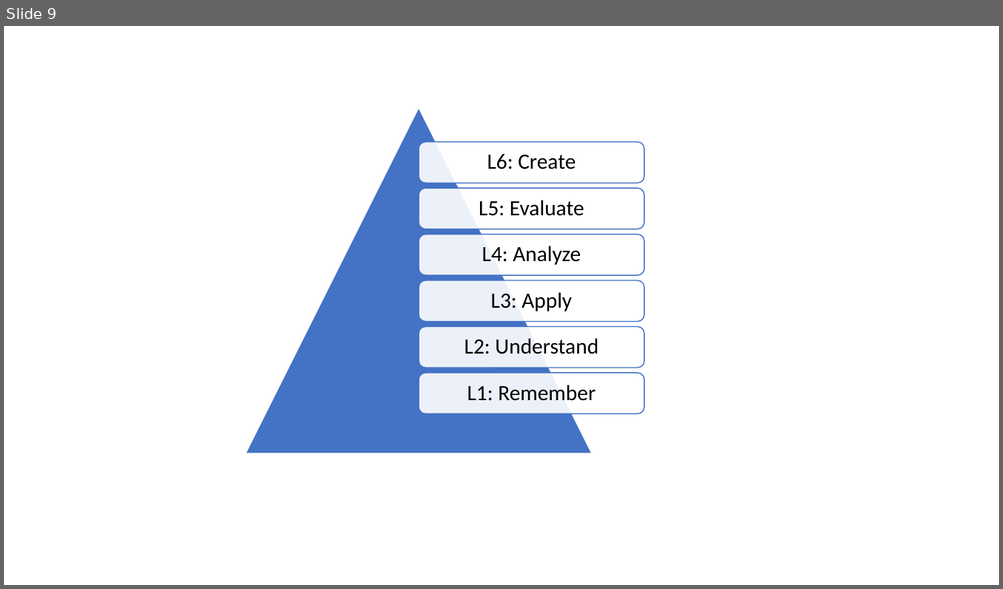
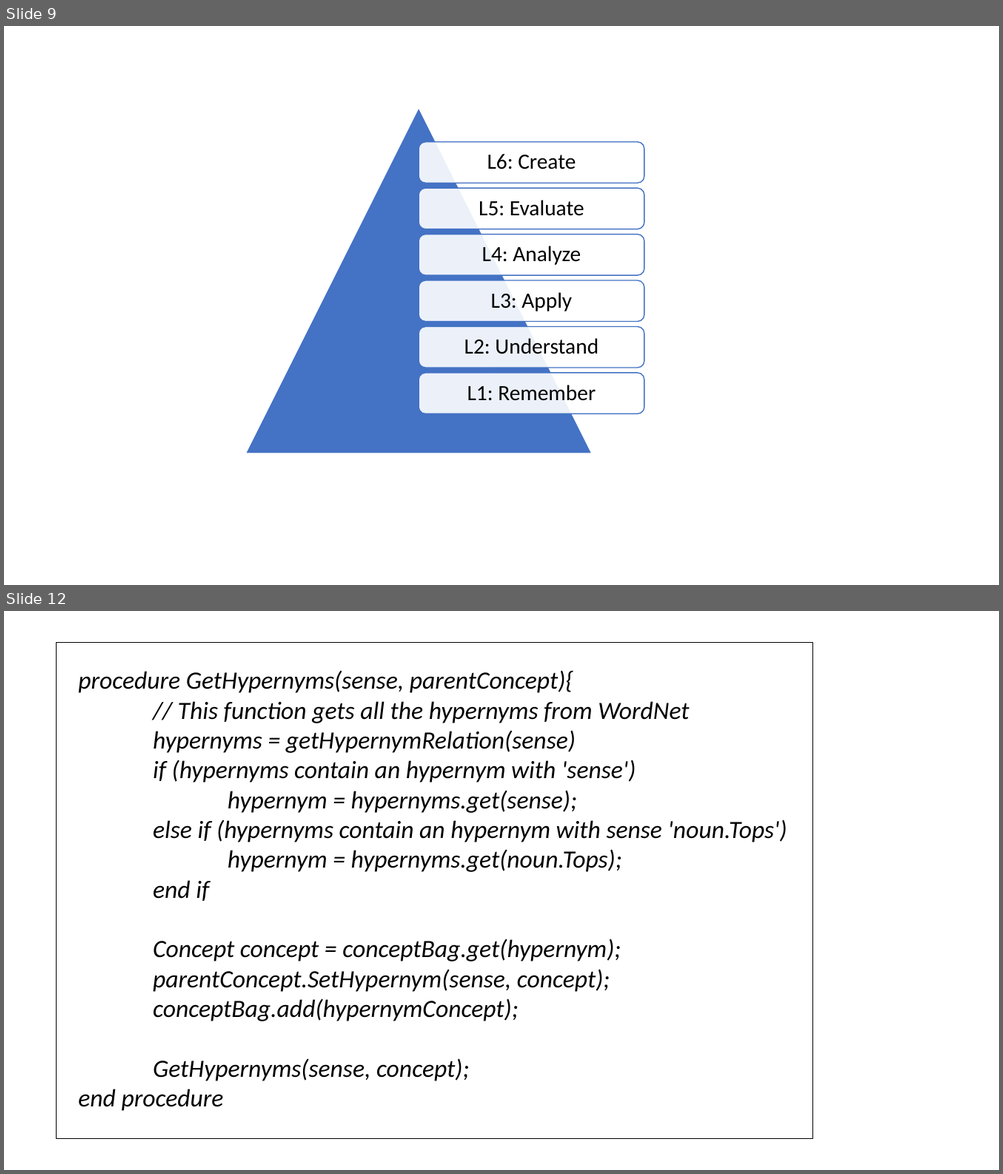
Before and after one commit to DhruvaPendharkar/thesis-project, a slide deck: Notes/Diagrams.pptx. Shown one above the other, each under a label of ours: slide 9 before the commit, slides 9 and 12 after it; the slides between them are not shown. The pictures are 1003x589 and 1003x1174 pixels, drawn with LibreOffice and Linux fonts; fonts in the diff are those of the drawing. Boxes give left, top, right and bottom in pixels: in the first picture for what was removed or moved away, otherwise in the second. Text is boxed around its words. In the diff, an @@ line names an element or a change of style, - is before the commit and + after.

Commit message:
Adding Hypernym Info

```diff
--- a/Notes/Diagrams.pptx
+++ b/Notes/Diagrams.pptx
@@ slide 12 added at box(4, 611, 999, 1170), background #FFFFFF @@
@@ rectangle added at box(57, 642, 813, 1139), fill #FFFFFF, outline #000000 0.75 pt, 24 pt, text #000000, italic @@
+procedure GetHypernyms(sense, parentConcept){
+// This function gets all the hypernyms from WordNet
+hypernyms = getHypernymRelation(sense)
+if (hypernyms contain an hypernym with 'sense')
+hypernym = hypernyms.get(sense);
+else if (hypernyms contain an hypernym with sense 'noun.Tops')
+hypernym = hypernyms.get(noun.Tops);
+end if
+Concept concept = conceptBag.get(hypernym);
+parentConcept.SetHypernym(sense, concept);
+conceptBag.add(hypernymConcept);
+GetHypernyms(sense, concept);
+end procedure
```
Also in this commit, not shown: 1 slide changed, 2 other slides added, 1 other file.
